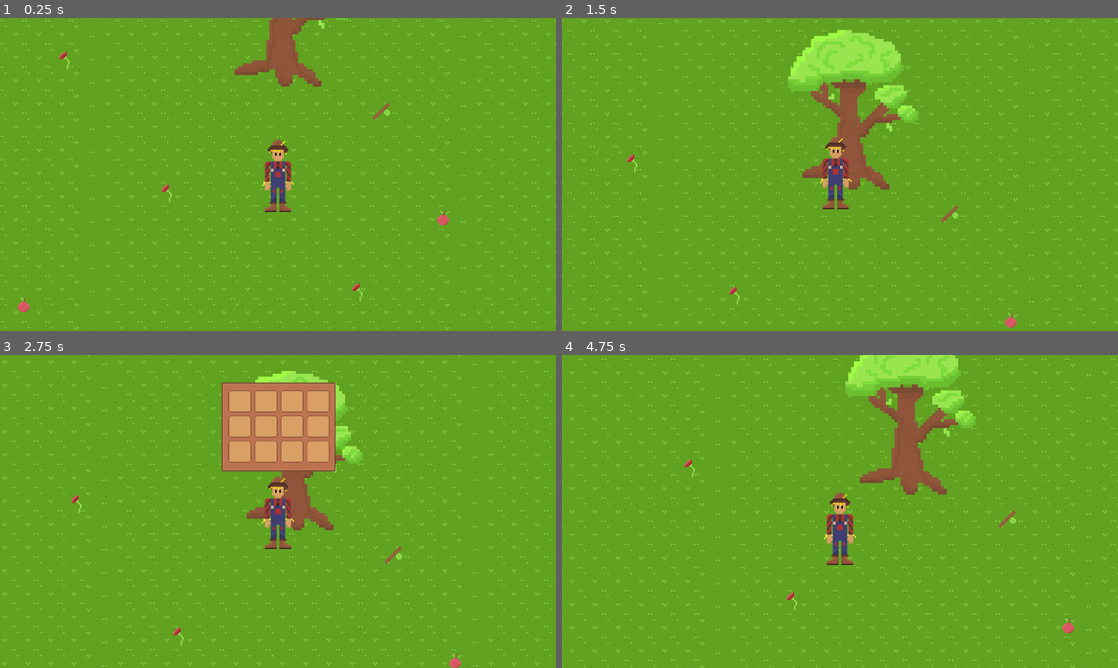
Above: before the commit, frames 1-4 (two rows, left to right).
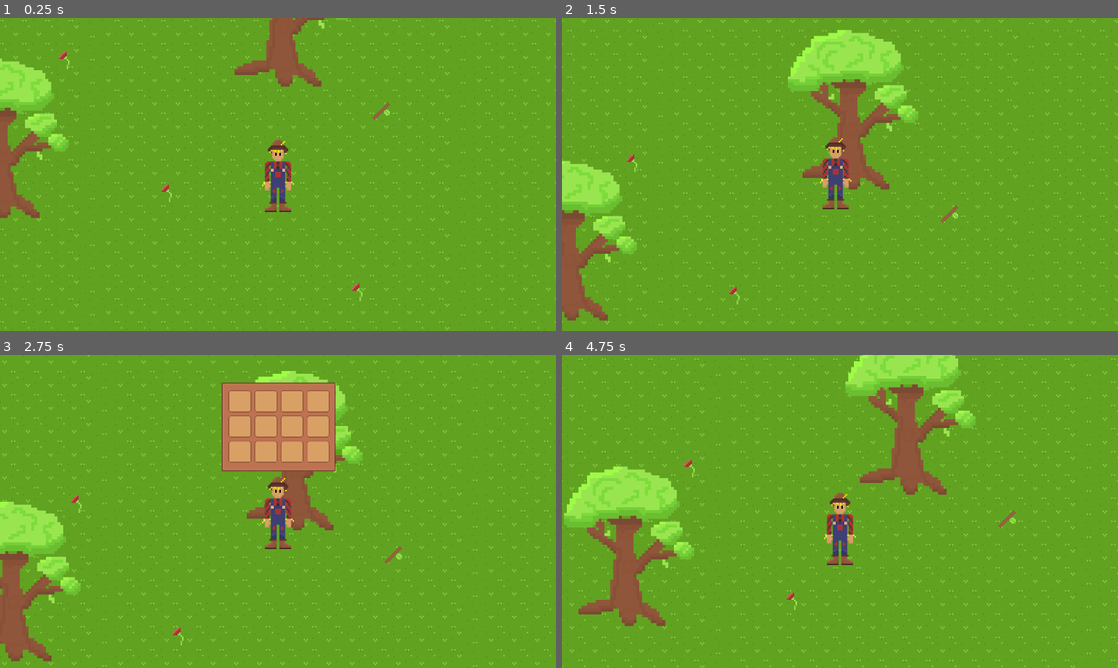
Above: after the commit, the same moments.

Repository: Untitled-Productions/Crow-Cook
Game: Godot game, scene res://test_room.tscn
Same seed, same stepped clock (60 frames per second), same inputs: the game is played once before the commit and once after it.
Inputs (mouse positions are in pixels of both pictures, inside the frame that each line leads up to):
- Up to frame 1 (0.25 s): no input
- Up to frame 2 (1.5 s): tap Enter (ui_accept) at 0.5, 0.77 s; move the mouse to (812, 237) at 0.52 s; hold Up (ui_up) from 0.53 s (still down); tap E (ui_grab) at 0.6, 1.35 s; move the mouse to (1006, 221) at 1.27 s
- Up to frame 3 (2.75 s): tap Enter (ui_accept) at 1.52 s; move the mouse to (111, 464) at 2.02 s; release Up (ui_up) at 2.03 s; hold Left (ui_left) from 2.03 s (still down); tap E (ui_grab) at 2.1 s
- Up to frame 4 (4.75 s): release Left (ui_left) at 2.75 s; click (801, 401) at 2.77 s; tap Enter (ui_accept) at 3.5, 3.77, 4.52 s; move the mouse to (867, 511) at 3.52 s; hold Left (ui_left) 3.53-4.28 s; tap E (ui_grab) at 3.6, 4.35 s; move the mouse to (756, 433) at 4.27 s; hold Down (ui_down) from 4.28 s (still down)

The runs differ from the first frame. In frame 1, 3.1% of the frame differs, in the area x 0-81%, y 12-94%; in frame 2, 3.6%; in frame 3, 4.0%; in frame 4, 5.8%, in the area x 0-93%, y 35-89%.

Commit message:
Apple tree

Diff:
--- a/apple.gd
+++ b/apple.gd
@@ -5,6 +5,7 @@
 var is_outline: bool
 var is_pick_up: bool
 var is_visible: bool
+@export var is_on_tree: bool
 
 var apple = self
 var target_node = null
@@ -16,10 +17,15 @@
 
 # Called when the node enters the scene tree for the first time.
 func _ready() -> void:
+	fallfromtree()
 	is_outline = false
 	is_pick_up = false
 	is_visible = true
+	is_on_tree = false
 
+func fallfromtree():
+	$AnimationPlayer.play("fallingfromtree")
+	await get_tree().create_timer(1.5).timeout
 
 # Called every frame. 'delta' is the elapsed time since the previous frame.
 func _process(_delta):
@@ -34,14 +40,14 @@
 	if is_pick_up && Input.is_action_just_pressed("ui_grab"):
 		is_outline = false
 		is_visible = false
-		apple.visible = false
+		$AnimationPlayer.play("fade")
 		player.collect(item)
 		entered.monitoring = false
 
 
 func handle_animation():
 	var animated = $AnimatedSprite2D
-	if is_outline:
+	if is_outline && !$AnimationPlayer.current_animation == "fallingfromtree":
 		animated.play("defaultol")
 	else:
 		animated.play("default")
--- a/apple.tscn
+++ b/apple.tscn
@@ -26,7 +26,207 @@
 "speed": 5.0
 }]
 
+[sub_resource type="Animation" id="Animation_aq6lu"]
+length = 0.001
+tracks/0/type = "value"
+tracks/0/imported = false
+tracks/0/enabled = true
+tracks/0/path = NodePath("AnimatedSprite2D:position")
+tracks/0/interp = 1
+tracks/0/loop_wrap = true
+tracks/0/keys = {
+"times": PackedFloat32Array(0),
+"transitions": PackedFloat32Array(1),
+"update": 0,
+"values": [Vector2(0, 0)]
+}
+tracks/1/type = "value"
+tracks/1/imported = false
+tracks/1/enabled = true
+tracks/1/path = NodePath("AnimatedSprite2D:rotation")
+tracks/1/interp = 1
+tracks/1/loop_wrap = true
+tracks/1/keys = {
+"times": PackedFloat32Array(0),
+"transitions": PackedFloat32Array(1),
+"update": 0,
+"values": [0.0]
+}
+tracks/2/type = "value"
+tracks/2/imported = false
+tracks/2/enabled = true
+tracks/2/path = NodePath("AnimatedSprite2D:self_modulate")
+tracks/2/interp = 1
+tracks/2/loop_wrap = true
+tracks/2/keys = {
+"times": PackedFloat32Array(0),
+"transitions": PackedFloat32Array(1),
+"update": 0,
+"values": [Color(1, 1, 1, 1)]
+}
+tracks/3/type = "value"
+tracks/3/imported = false
+tracks/3/enabled = true
+tracks/3/path = NodePath("Enter:self_modulate")
+tracks/3/interp = 1
+tracks/3/loop_wrap = true
+tracks/3/keys = {
+"times": PackedFloat32Array(0),
+"transitions": PackedFloat32Array(1),
+"update": 0,
+"values": [Color(1, 1, 1, 1)]
+}
+tracks/4/type = "value"
+tracks/4/imported = false
+tracks/4/enabled = true
+tracks/4/path = NodePath("Enter:position")
+tracks/4/interp = 1
+tracks/4/loop_wrap = true
+tracks/4/keys = {
+"times": PackedFloat32Array(0),
+"transitions": PackedFloat32Array(1),
+"update": 0,
+"values": [Vector2(0, 0)]
+}
+
+[sub_resource type="Animation" id="Animation_lpjo0"]
+resource_name = "fade"
+length = 0.3
+tracks/0/type = "value"
+tracks/0/imported = false
+tracks/0/enabled = true
+tracks/0/path = NodePath("AnimatedSprite2D:position")
+tracks/0/interp = 1
+tracks/0/loop_wrap = true
+tracks/0/keys = {
+"times": PackedFloat32Array(0),
+"transitions": PackedFloat32Array(1),
+"update": 0,
+"values": [Vector2(0, 100)]
+}
+tracks/1/type = "value"
+tracks/1/imported = false
+tracks/1/enabled = true
+tracks/1/path = NodePath("AnimatedSprite2D:rotation")
+tracks/1/interp = 1
+tracks/1/loop_wrap = true
+tracks/1/keys = {
+"times": PackedFloat32Array(0),
+"transitions": PackedFloat32Array(1),
+"update": 0,
+"values": [-0.656244]
+}
+tracks/2/type = "value"
+tracks/2/imported = false
+tracks/2/enabled = true
+tracks/2/path = NodePath("AnimatedSprite2D:self_modulate")
+tracks/2/interp = 1
+tracks/2/loop_wrap = true
+tracks/2/keys = {
+"times": PackedFloat32Array(0, 0.266667),
+"transitions": PackedFloat32Array(1, 1),
+"update": 0,
+"values": [Color(1, 1, 1, 1), Color(1, 1, 1, 0)]
+}
+tracks/3/type = "value"
+tracks/3/imported = false
+tracks/3/enabled = true
+tracks/3/path = NodePath("Enter:position")
+tracks/3/interp = 1
+tracks/3/loop_wrap = true
+tracks/3/keys = {
+"times": PackedFloat32Array(0),
+"transitions": PackedFloat32Array(1),
+"update": 0,
+"values": [Vector2(0, 100)]
+}
+tracks/4/type = "value"
+tracks/4/imported = false
+tracks/4/enabled = true
+tracks/4/path = NodePath("Enter:self_modulate")
+tracks/4/interp = 1
+tracks/4/loop_wrap = true
+tracks/4/keys = {
+"times": PackedFloat32Array(0, 0.266667),
+"transitions": PackedFloat32Array(1, 1),
+"update": 0,
+"values": [Color(1, 1, 1, 1), Color(1, 1, 1, 1)]
+}
+
+[sub_resource type="Animation" id="Animation_xniv1"]
+resource_name = "fallingfromtree"
+tracks/0/type = "value"
+tracks/0/imported = false
+tracks/0/enabled = true
+tracks/0/path = NodePath("AnimatedSprite2D:position")
+tracks/0/interp = 1
+tracks/0/loop_wrap = true
+tracks/0/keys = {
+"times": PackedFloat32Array(0.133333, 0.333333, 0.466667, 0.7, 0.9),
+"transitions": PackedFloat32Array(1, 1, 1, 1, 1),
+"update": 0,
+"values": [Vector2(0, 0), Vector2(0, 1), Vector2(0, 0.5), Vector2(0, 0.5), Vector2(0, 100)]
+}
+tracks/1/type = "value"
+tracks/1/imported = false
+tracks/1/enabled = true
+tracks/1/path = NodePath("AnimatedSprite2D:rotation")
+tracks/1/interp = 1
+tracks/1/loop_wrap = true
+tracks/1/keys = {
+"times": PackedFloat32Array(0.133333, 0.333333, 0.466667, 0.7, 0.9),
+"transitions": PackedFloat32Array(1, 1, 1, 1, 1),
+"update": 0,
+"values": [0.0, -0.492183, -0.164061, -0.261799, -0.656244]
+}
+tracks/2/type = "value"
+tracks/2/imported = false
+tracks/2/enabled = true
+tracks/2/path = NodePath("AnimatedSprite2D:self_modulate")
+tracks/2/interp = 1
+tracks/2/loop_wrap = true
+tracks/2/keys = {
+"times": PackedFloat32Array(0),
+"transitions": PackedFloat32Array(1),
+"update": 0,
+"values": [Color(1, 1, 1, 1)]
+}
+tracks/3/type = "value"
+tracks/3/imported = false
+tracks/3/enabled = true
+tracks/3/path = NodePath("Enter:position")
+tracks/3/interp = 1
+tracks/3/loop_wrap = true
+tracks/3/keys = {
+"times": PackedFloat32Array(0.133333, 0.333333, 0.466667, 0.7, 0.933333),
+"transitions": PackedFloat32Array(1, 1, 1, 1, 1),
+"update": 0,
+"values": [Vector2(0, 0), Vector2(0, 1), Vector2(0, 0.5), Vector2(0, 0.5), Vector2(0, 100)]
+}
+tracks/4/type = "value"
+tracks/4/imported = false
+tracks/4/enabled = true
+tracks/4/path = NodePath("Enter:self_modulate")
+tracks/4/interp = 1
+tracks/4/loop_wrap = true
+tracks/4/keys = {
+"times": PackedFloat32Array(0),
+"transitions": PackedFloat32Array(1),
+"update": 0,
+"values": [Color(1, 1, 1, 1)]
+}
+
+[sub_resource type="AnimationLibrary" id="AnimationLibrary_lpjo0"]
+_data = {
+&"RESET": SubResource("Animation_aq6lu"),
+&"fade": SubResource("Animation_lpjo0"),
+&"fallingfromtree": SubResource("Animation_xniv1")
+}
+
 [node name="apple" type="Node2D"]
+light_mask = 17
+visibility_layer = 17
+z_index = 2
 script = ExtResource("1_m587l")
 item = ExtResource("2_2ymok")
 
@@ -39,9 +239,16 @@
 shape = SubResource("CircleShape2D_b30m7")
 
 [node name="AnimatedSprite2D" type="AnimatedSprite2D" parent="."]
+z_index = -1
 texture_filter = 1
 scale = Vector2(2, 2)
 sprite_frames = SubResource("SpriteFrames_pq66y")
 
+[node name="AnimationPlayer" type="AnimationPlayer" parent="."]
+libraries = {
+&"": SubResource("AnimationLibrary_lpjo0")
+}
+playback_auto_capture_transition_type = 5
+
 [connection signal="area_entered" from="Enter" to="." method="_on_enter_area_entered"]
 [connection signal="area_exited" from="Enter" to="." method="_on_enter_area_exited"]
--- a/apple_tree.gd
+++ b/apple_tree.gd
@@ -1,19 +1,41 @@
 extends StaticBody2D
 
+var state = "no apples" # no apples, apples
+var player_in_area = false
 
-# Called when the node enters the scene tree for the first time.
-func _ready() -> void:
-	pass # Replace with function body.
+var apple = preload("res://apple.tscn")
+
+func _ready():
+	if state == "no apples":
+		$growth_timer.start()
+
+func _process(delta):
+	if state == "no apples":
+		$TreeSprite2D.play("noapples")
+	if state == "apples":
+		$TreeSprite2D.play("apples")
+		if player_in_area:
+			if Input.is_action_just_pressed("ui_grab"):
+				state = "no apples"
+				drop_apple()
 
 
-# Called every frame. 'delta' is the elapsed time since the previous frame.
-func _process(delta: float) -> void:
-	pass
+func _on_pickable_area_body_entered(body):
+	if body.has_method("player"):
+		player_in_area = true
+
+func _on_pickable_area_body_exited(body):
+	if body.has_method("player"):
+		player_in_area = false
 
 
-func _on_pickable_area_area_entered(area: Area2D) -> void:
-	pass # Replace with function body.
+func _on_growth_timer_timeout():
+	if state == "no apples":
+		state = "apples"
 
-
-func _on_pickable_area_area_exited(area: Area2D) -> void:
-	pass # Replace with function body.
+func drop_apple():
+	var apple_instance = apple.instantiate()
+	apple_instance.global_position = $Marker2D.global_position
+	get_parent().add_child(apple_instance)
+	await get_tree().create_timer(3).timeout
+	$growth_timer.start()
--- a/apple_tree.tscn
+++ b/apple_tree.tscn
@@ -33,9 +33,10 @@
 size = Vector2(33.7991, 20)
 
 [sub_resource type="CircleShape2D" id="CircleShape2D_7xqi5"]
-radius = 80.0
+radius = 114.07
 
 [node name="apple_tree" type="StaticBody2D"]
+y_sort_enabled = true
 script = ExtResource("1_7tgeu")
 
 [node name="TreeSprite2D" type="AnimatedSprite2D" parent="."]
@@ -59,12 +60,19 @@
 
 [node name="pickable_area" type="Area2D" parent="."]
 position = Vector2(-1, -64)
+collision_layer = 2
+collision_mask = 2
 
 [node name="CollisionShape2D" type="CollisionShape2D" parent="pickable_area"]
-position = Vector2(3, -16)
+position = Vector2(1, -5)
 shape = SubResource("CircleShape2D_7xqi5")
 
 [node name="growth_timer" type="Timer" parent="."]
+wait_time = 5.0
 
-[connection signal="area_entered" from="pickable_area" to="." method="_on_pickable_area_area_entered"]
-[connection signal="area_exited" from="pickable_area" to="." method="_on_pickable_area_area_exited"]
+[node name="Marker2D" type="Marker2D" parent="."]
+position = Vector2(52, -93)
+
+[connection signal="body_entered" from="pickable_area" to="." method="_on_pickable_area_body_entered"]
+[connection signal="body_exited" from="pickable_area" to="." method="_on_pickable_area_body_exited"]
+[connection signal="timeout" from="growth_timer" to="." method="_on_growth_timer_timeout"]
--- a/global.gd
+++ b/global.gd
@@ -4,5 +4,6 @@
 var pressed = false
 var mouseani: AnimatedSprite2D
 var item: Resource
+var apple: Node2D
 
 var invop = false
--- a/player.gd
+++ b/player.gd
@@ -28,3 +28,6 @@
 
 func collect(item):
 	inv.insert(item)
+
+func player():
+	pass
--- a/player.tscn
+++ b/player.tscn
@@ -25,6 +25,7 @@
 
 [node name="Player" type="CharacterBody2D"]
 y_sort_enabled = true
+collision_layer = 3
 collision_mask = 129
 script = ExtResource("1_q5i2y")
 inv = ExtResource("2_h4byw")
@@ -39,6 +40,8 @@
 position_smoothing_speed = 10.0
 
 [node name="Area2D" type="Area2D" parent="."]
+collision_layer = 3
+collision_mask = 3
 
 [node name="CollisionShape2D2" type="CollisionShape2D" parent="Area2D"]
 position = Vector2(0, 3)
--- a/test_room.tscn
+++ b/test_room.tscn
@@ -4,10 +4,10 @@
 [ext_resource type="Texture2D" uid="uid://42inxevjw8r0" path="res://Art/Background/Grass.png" id="2_731a0"]
 [ext_resource type="PackedScene" uid="uid://bn0def5t1iryi" path="res://rose.tscn" id="3_xfmnm"]
 [ext_resource type="PackedScene" uid="uid://bpx0jopii6uke" path="res://stick.tscn" id="4_rwvq4"]
-[ext_resource type="PackedScene" uid="uid://buowqbs5bobmv" path="res://apple.tscn" id="5_1oy3f"]
 [ext_resource type="PackedScene" uid="uid://bf44ox24g883a" path="res://tree.tscn" id="6_uw7lt"]
 [ext_resource type="PackedScene" uid="uid://b3ekgwpebpgfw" path="res://mouse_test.tscn" id="7_f0xav"]
 [ext_resource type="Script" uid="uid://cyd2xm0scfu52" path="res://day_night_cycle.gd" id="8_3vbl4"]
+[ext_resource type="PackedScene" uid="uid://tp3f7ld06qee" path="res://apple_tree.tscn" id="9_6r6vx"]
 
 [sub_resource type="TileSetAtlasSource" id="TileSetAtlasSource_g5tqh"]
 texture = ExtResource("2_731a0")
@@ -46,14 +46,11 @@
 [node name="Stick2" parent="." instance=ExtResource("4_rwvq4")]
 position = Vector2(1382, 474)
 
-[node name="apple" parent="." instance=ExtResource("5_1oy3f")]
-position = Vector2(888, 741)
-
-[node name="apple2" parent="." instance=ExtResource("5_1oy3f")]
-position = Vector2(1467, 621)
-
 [node name="environmentalObjects" type="Node2D" parent="."]
 y_sort_enabled = true
+
+[node name="apple_tree" parent="environmentalObjects" instance=ExtResource("9_6r6vx")]
+position = Vector2(854, 585)
 
 [node name="tree" parent="environmentalObjects" instance=ExtResource("6_uw7lt")]
 position = Vector2(1243, 404)
Not shown: 1 places in apple.tscn that only renumber resources
